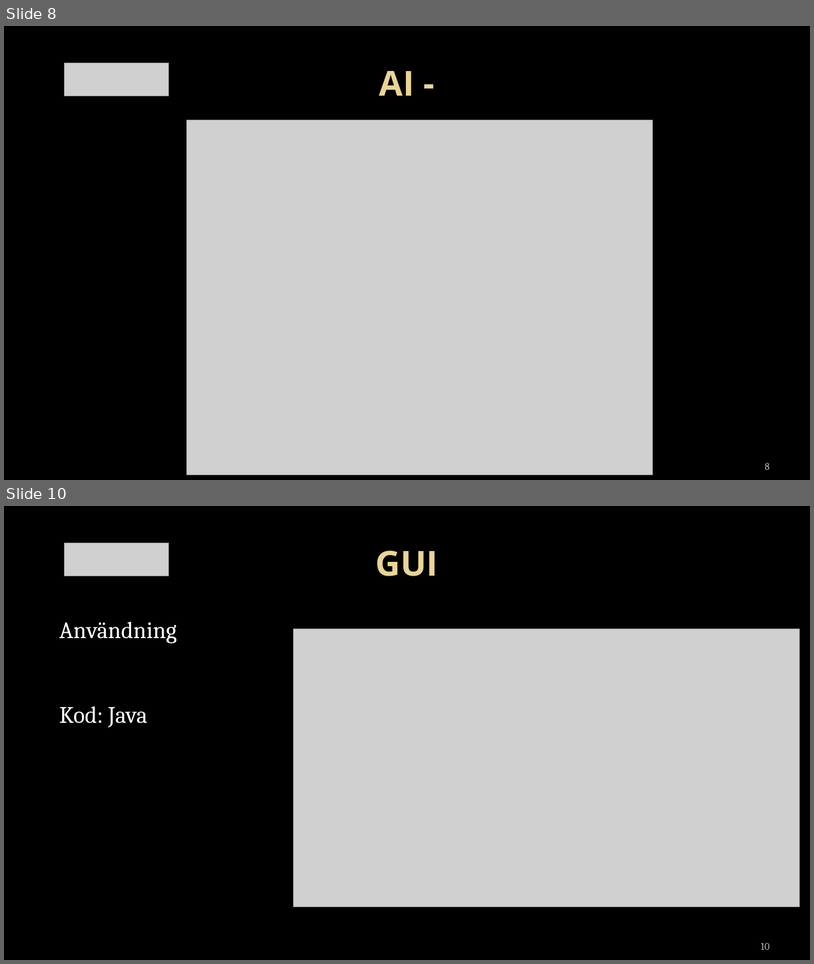
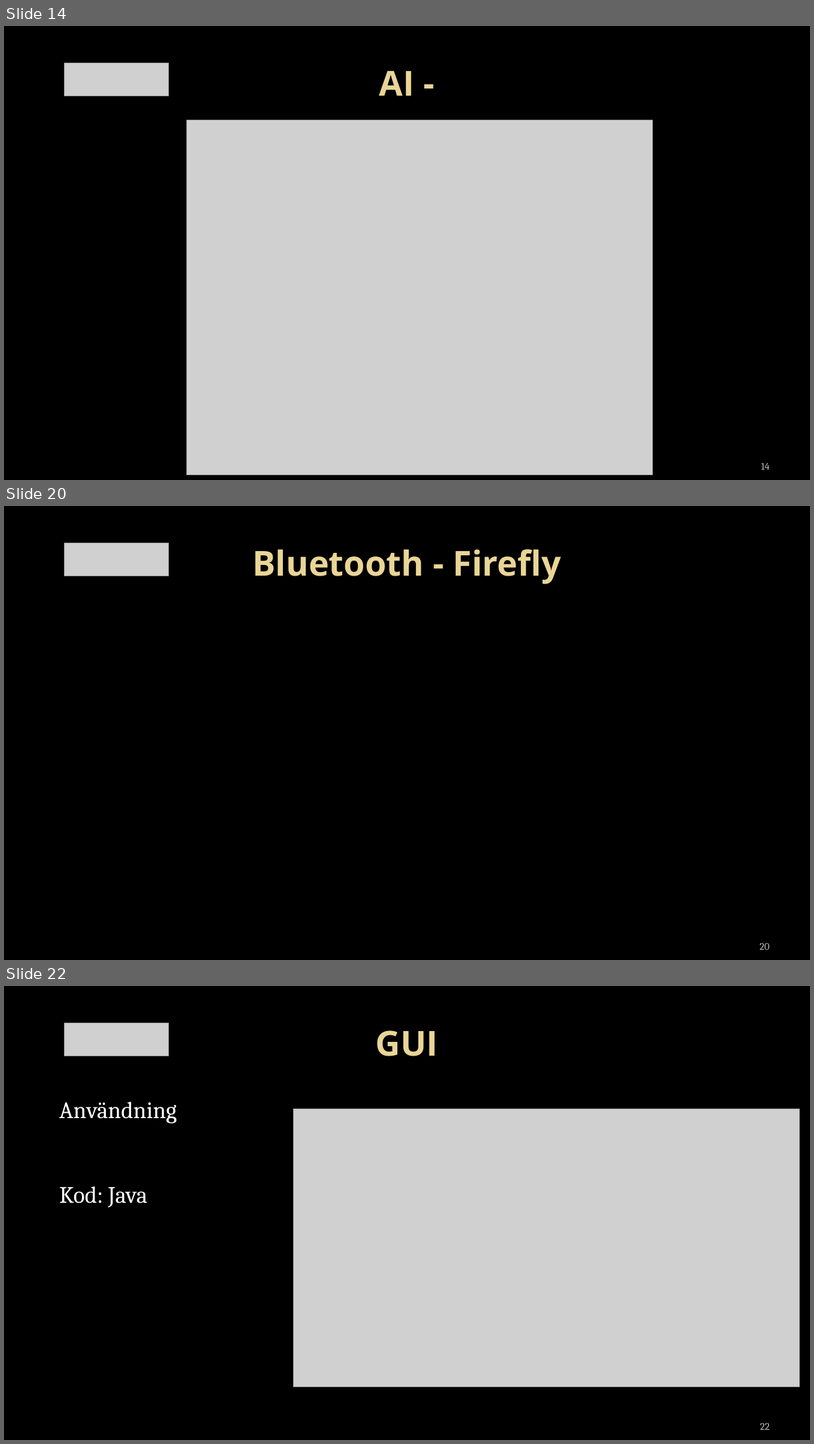
Before and after one commit to towni0/TSEA29---MrRobot, a slide deck: docs/TSEA29 - presentation v.01.pptx. Shown one above the other, each under a label of ours: slides 8 and 10 before the commit, slides 14, 20 and 22 after it; the slides between them are not shown. The pictures are 814x964 and 814x1444 pixels, drawn with LibreOffice and Linux fonts; fonts in the diff are those of the drawing; grey boxes stand for pictures; background and template pictures are left out. Boxes give left, top, right and bottom in pixels: in the first picture for what was removed or moved away, otherwise in the second. Text is boxed around its words. In the diff, an @@ line names an element or a change of style, - is before the commit and + after.

```diff
--- a/docs/TSEA29 - presentation v.01.pptx
+++ b/docs/TSEA29 - presentation v.01.pptx
@@ slide 20 added at [4,506,810,960], background picture (left out) @@
@@ picture added at [64,543,168,576] @@
@@ title added at [252,549,561,584], 41 pt, text gradient #EAD696 to #E7D081, bold @@
+Bluetooth - Firefly
@@ page number added at [760,942,770,949], 12 pt, text #BDBDBD @@
+20
@@ what was slide 8 is now slide 14 @@
@@ page number at [761,462,770,469]: text changed @@
-8
+14
@@ what was slide 10 is now slide 22 @@
@@ page number at [761,1422,770,1429]: text changed @@
-10
+22
```
Also in this commit, not shown: 2 slides changed, 11 other slides added.
